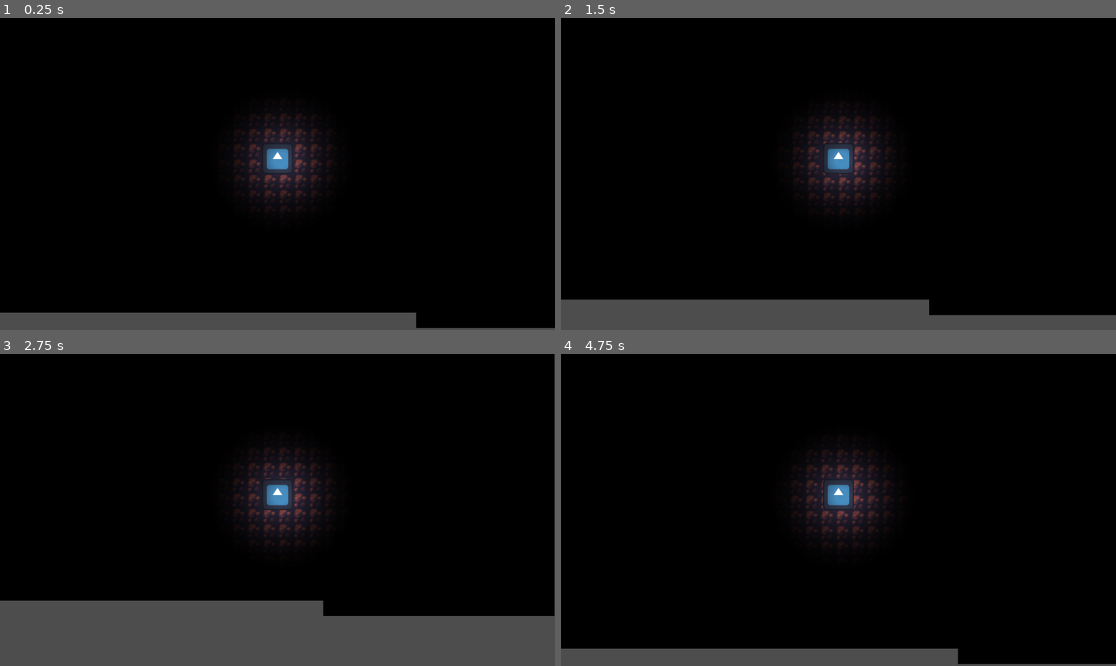
Above: before the commit, frames 1-4 (two rows, left to right).
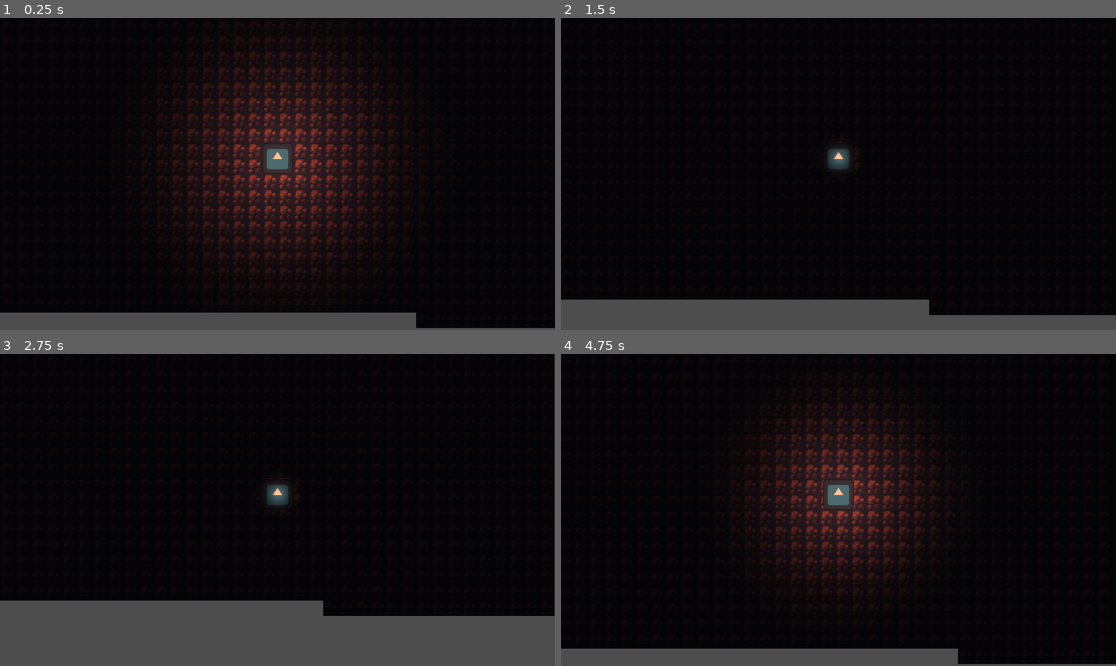
Above: after the commit, the same moments.

Repository: Mibeador/level-design-team-3-project
Game: Godot game, scene res://scenes/test_1.tscn
Same seed, same stepped clock (60 frames per second), same inputs: the game is played once before the commit and once after it. The engine's default icon, where the game draws it, is replaced by a stand-in: a white triangle on a blue panel in a dark square.
Inputs:
- Up to frame 1 (0.25 s): no input
- Up to frame 2 (1.5 s): tap Enter at 0.5 s; hold D (move_right) 0.53-1.28 s; tap F (light_toggle, bound only after the commit) at 0.6, 1.35 s; hold S (move_down) from 1.28 s (still down)
- Up to frame 3 (2.75 s): release S (move_down) at 2.03 s; hold D (move_right) from 2.03 s (still down); tap F (light_toggle, bound only after the commit) at 2.1 s
- Up to frame 4 (4.75 s): release D (move_right) at 2.78 s; hold W (move_up) 2.78-3.53 s; tap F (light_toggle, bound only after the commit) at 2.85, 3.6, 4.35 s; hold A (move_left) from 3.53 s (still down)

The runs differ from the first frame. In frame 1, 18% of the frame differs, in the area x 24-78%, y 1-92%; in frame 2, 2.3%; in frame 3, 2.3%; in frame 4, 8.8%.

Commit message:
implemented light animations
animations created for light turning on and off
cooldown timer created for light

Diff:
--- a/project.godot
+++ b/project.godot
@@ -45,6 +45,11 @@
 "events": [Object(InputEventKey,"resource_local_to_scene":false,"resource_name":"","device":-1,"window_id":0,"alt_press …(191 unchanged characters)…
 ]
 }
+light_toggle={
+"deadzone": 0.2,
+"events": [Object(InputEventKey,"resource_local_to_scene":false,"resource_name":"","device":-1,"window_id":0,"alt_pressed":false,"shift_pressed":false,"ctrl_pressed":false,"meta_pressed":false,"pressed":false,"keycode":0,"physical_keycode":70,"key_label":0,"unicode":102,"location":0,"echo":false,"script":null)
+]
+}
 
 [physics]
 
--- a/scenes/player.tscn
+++ b/scenes/player.tscn
@@ -7,6 +7,56 @@
 [sub_resource type="CapsuleShape2D" id="CapsuleShape2D_dqkch"]
 radius = 16.0
 height = 32.0
+
+[sub_resource type="Animation" id="Animation_qhqgy"]
+resource_name = "light_off"
+length = 0.45
+tracks/0/type = "value"
+tracks/0/imported = false
+tracks/0/enabled = true
+tracks/0/path = NodePath(".:enabled")
+tracks/0/interp = 1
+tracks/0/loop_wrap = true
+tracks/0/keys = {
+"times": PackedFloat32Array(0, 0.1, 0.2, 0.25, 0.3, 0.35, 0.39997214, 0.45),
+"transitions": PackedFloat32Array(1, 1, 1, 1, 1, 1, 1, 1),
+"update": 1,
+"values": [true, false, true, false, true, false, true, false]
+}
+
+[sub_resource type="Animation" id="Animation_dqkch"]
+resource_name = "light_on"
+length = 0.5
+tracks/0/type = "value"
+tracks/0/imported = false
+tracks/0/enabled = true
+tracks/0/path = NodePath(".:texture_scale")
+tracks/0/interp = 1
+tracks/0/loop_wrap = true
+tracks/0/keys = {
+"times": PackedFloat32Array(0, 0.1, 0.20083117, 0.25103897, 0.3, 0.35, 0.4, 0.45, 0.5),
+"transitions": PackedFloat32Array(1, 1, 1, 1, 1, 1, 1, 1, 1),
+"update": 0,
+"values": [0.7, 0.6, 0.4, 0.2, 0.5, 0.6, 0.5, 0.4, 0.5]
+}
+tracks/1/type = "value"
+tracks/1/imported = false
+tracks/1/enabled = true
+tracks/1/path = NodePath(".:enabled")
+tracks/1/interp = 1
+tracks/1/loop_wrap = true
+tracks/1/keys = {
+"times": PackedFloat32Array(0),
+"transitions": PackedFloat32Array(1),
+"update": 1,
+"values": [true]
+}
+
+[sub_resource type="AnimationLibrary" id="AnimationLibrary_dqkch"]
+_data = {
+&"light_off": SubResource("Animation_qhqgy"),
+&"light_on": SubResource("Animation_dqkch")
+}
 
 [node name="Player" type="CharacterBody2D" unique_id=125222311]
 script = ExtResource("1_g2els")
@@ -23,8 +73,25 @@
 [node name="Camera2D" type="Camera2D" parent="." unique_id=704185362]
 zoom = Vector2(2, 2)
 
-[node name="PointLight2D" type="PointLight2D" parent="." unique_id=1000514609]
+[node name="LanternLight" type="PointLight2D" parent="." unique_id=1000514609]
 position = Vector2(0, -3)
+color = Color(1, 0.68240297, 0.49549067, 1)
 texture = ExtResource("3_qhqgy")
 offset = Vector2(4.25, -11.415)
-texture_scale = 0.3
+texture_scale = 0.7
+
+[node name="LightTimer" type="Timer" parent="LanternLight" unique_id=1835830369]
+wait_time = 3.0
+
+[node name="LightAnimation" type="AnimationPlayer" parent="LanternLight" unique_id=1898004670]
+libraries/ = SubResource("AnimationLibrary_dqkch")
+
+[node name="CharacterLight" type="PointLight2D" parent="." unique_id=637247252]
+visible = false
+position = Vector2(0, -3)
+color = Color(1, 0.68240297, 0.49549067, 1)
+texture = ExtResource("3_qhqgy")
+offset = Vector2(0.705, -13.965)
+texture_scale = 0.1
+
+[connection signal="timeout" from="LanternLight/LightTimer" to="." method="_on_light_timer_timeout"]
--- a/scenes/test_1.tscn
+++ b/scenes/test_1.tscn
@@ -146,4 +146,4 @@
 [node name="Player" parent="." unique_id=125222311 instance=ExtResource("1_p1gcm")]
 
 [node name="CanvasModulate" type="CanvasModulate" parent="." unique_id=971284523]
-color = Color(0, 0, 0, 1)
+color = Color(0.08468992, 0.08468992, 0.08468992, 1)
--- a/scripts/player.gd
+++ b/scripts/player.gd
@@ -1,9 +1,17 @@
 extends CharacterBody2D
+
+@onready var lantern_light: PointLight2D = $LanternLight
+@onready var light_timer: Timer = $LanternLight/LightTimer
+@onready var light_animation: AnimationPlayer = $LanternLight/LightAnimation
+@onready var character_light: PointLight2D = $CharacterLight
 
 ##Base movement speed
 @export var move_speed = 20.0
 
+
 var direction: Vector2
+var light_on = true
+var light_cooled_down = true
 
 func _physics_process(delta: float) -> void:
 	#Y axis values for player input
@@ -23,4 +31,27 @@
 	direction = direction.normalized()
 	velocity = direction * move_speed * delta * 200
 
+	#Light logic
+	if Input.is_action_just_pressed("light_toggle") && light_cooled_down:
+		if light_on:
+			light_animation.play("light_off")
+			#lantern_light.visible = false
+			light_timer.start()
+			light_cooled_down = false
+			light_on = false
+			print("light turned off")
+			character_light.visible = true
+		elif !light_on:
+			light_animation.play("light_on")
+			light_timer.start()
+			light_cooled_down = false
+			light_on = true
+			print("light turned on")
+			character_light.visible = false
+
+
 	move_and_slide()
+
+
+func _on_light_timer_timeout() -> void:
+	light_cooled_down = true
Not shown, added: scenes/player.tscn3756362537.tmp
